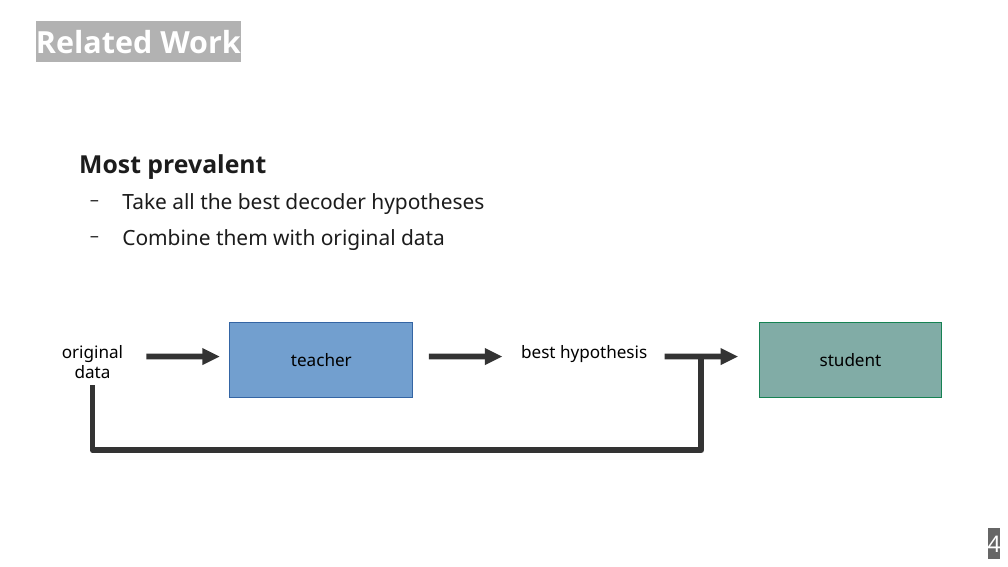
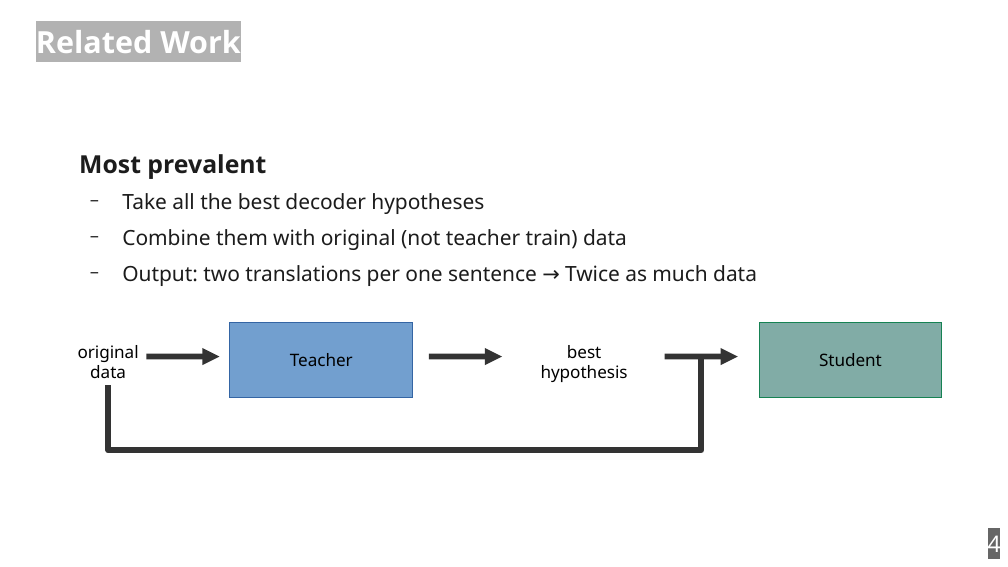
Before and after one commit to zouharvi/reference-mt-distill, a slide deck: slide 4 of meta/final_presentation.odp. Drawn at 1008x567 pixels with LibreOffice and Linux fonts; fonts in the diff are those of the drawing. Boxes give left, top, right and bottom in pixels: in the first picture for what was removed or moved away, otherwise in the second. Text is boxed around its words. In the diff, an @@ line names an element or a change of style, - is before the commit and + after.

```diff
--- a/meta/final_presentation.odp
+++ b/meta/final_presentation.odp
@@ text at <box>122,229,757,286</box>: text changed @@
-  − Combine them with original data
+  − Combine them with original (not teacher train) data
+  − Output: two translations per one sentence → Twice as much data
@@ text "original data": place and size @@
-text "original data" at <box>62,345,123,378</box>
+text "original data" at <box>78,345,139,378</box>
@@ elbow line moved from (92, 385) - (702, 357) to (108, 386) - (702, 357) @@
@@ text in rectangle at <box>290,353,353,366</box>: text changed @@
-teacher
+Teacher
@@ text "best hypothesis" rewrapped from <box>521,345,647,362</box> to <box>541,345,628,382</box> @@
@@ text in rectangle at <box>819,353,882,366</box>: text changed @@
-student
+Student
```
Also in this commit, not shown: 13 other slides changed.
